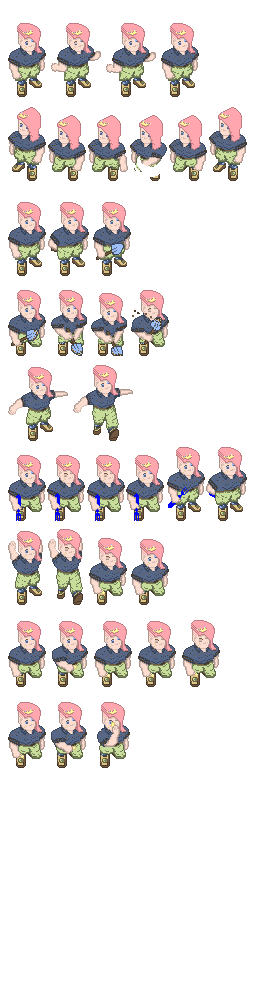
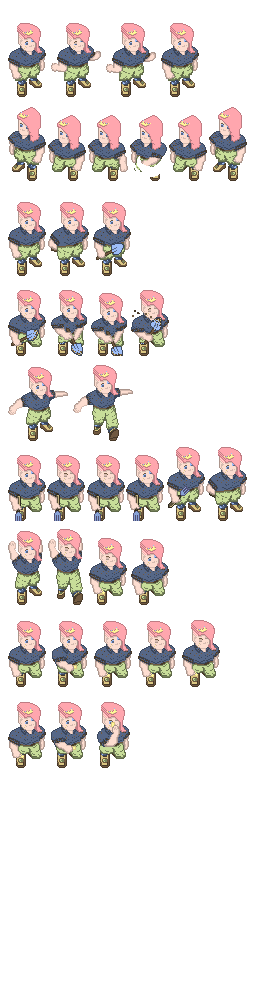
Layered file, before and after one edit (262x983). Changes by layer:
painted on "1" (1st of 10, in "Get fork") over [15, 494, 22, 521]
painted on "2" (1st of 10, in "Get fork") over [54, 493, 61, 521]
painted on "3" (1st of 10, in "Get fork") over [94, 494, 101, 521]
painted on "4" (1st of 7, in "Get fork") over [133, 493, 140, 521]
painted on "5" (1st of 3, in "Get fork") over [168, 486, 215, 508]
